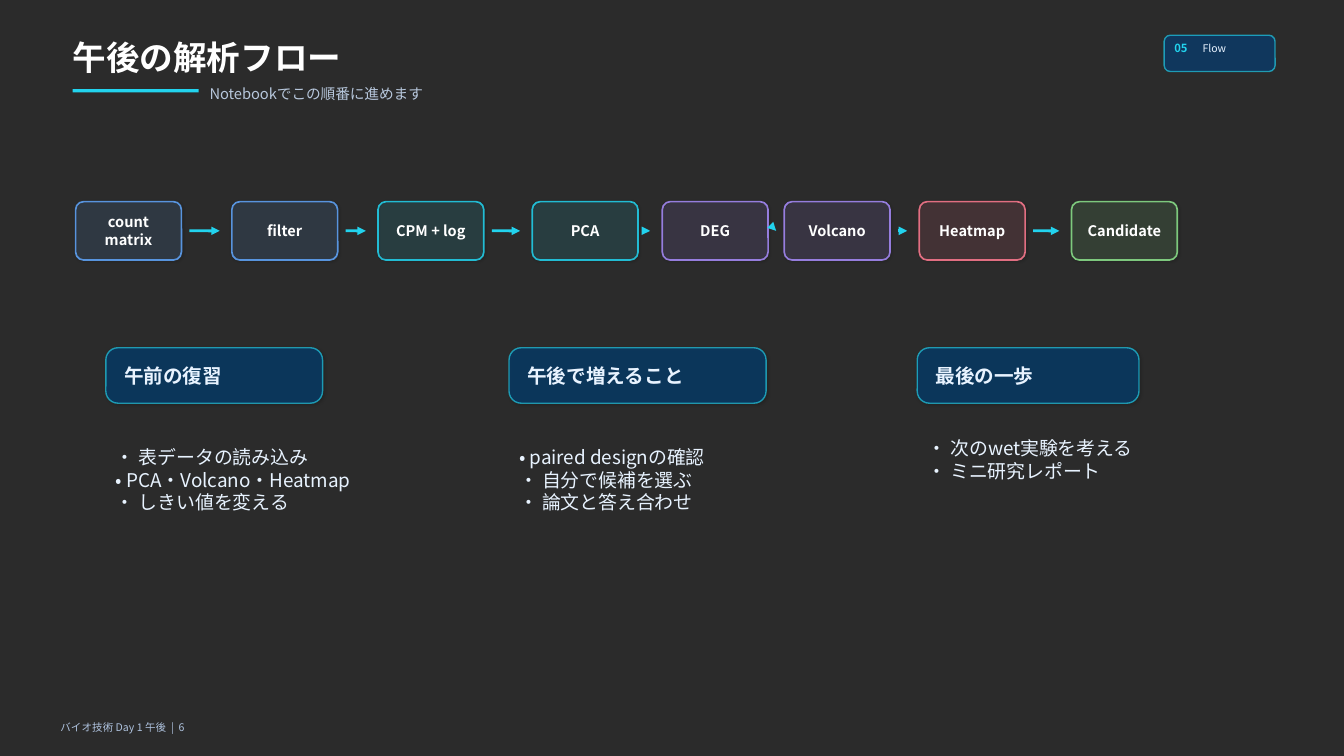
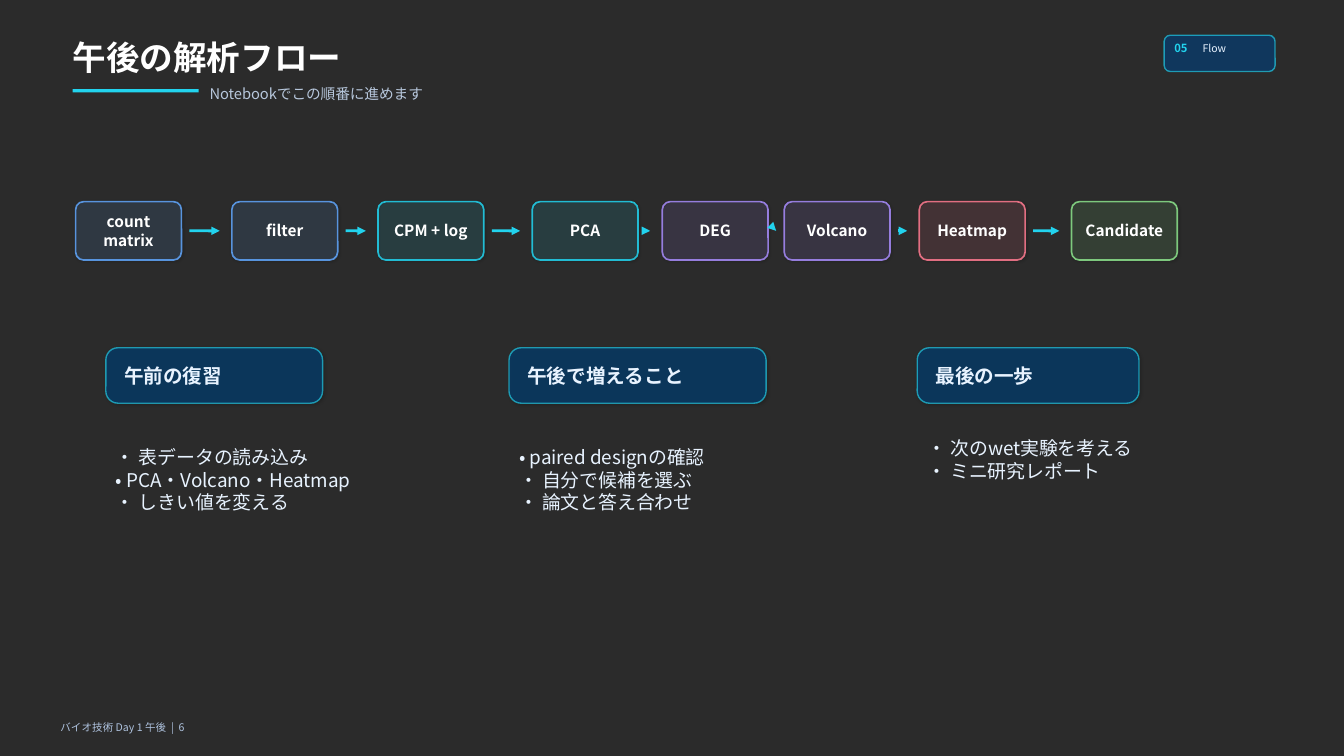
Before and after one commit to iwata97/bioinfo_2026, a slide deck: slide 4 of bioinformatics_day1_PM.pptx (slide 6 before the commit). Drawn at 1344x756 pixels with LibreOffice and Linux fonts; fonts in the diff are those of the drawing; background and template pictures are left out; a plain dark background stands for a picture behind light text. Boxes give left, top, right and bottom in pixels: in the first picture for what was removed or moved away, otherwise in the second. Text is boxed around its words. In the diff, an @@ line names an element or a change of style, - is before the commit and + after.

```diff
--- a/bioinformatics_day1_PM.pptx
+++ b/bioinformatics_day1_PM.pptx
@@ size 10.4 to 11 pt in 5 elements at bbox=[103, 216, 153, 246], bbox=[394, 223, 468, 240], bbox=[807, 223, 867, 236], bbox=[937, 224, 1007, 240], bbox=[1085, 223, 1163, 236] @@
```
Also in this commit, not shown: 6 other slides changed, 3 slides removed, 2 other files.
